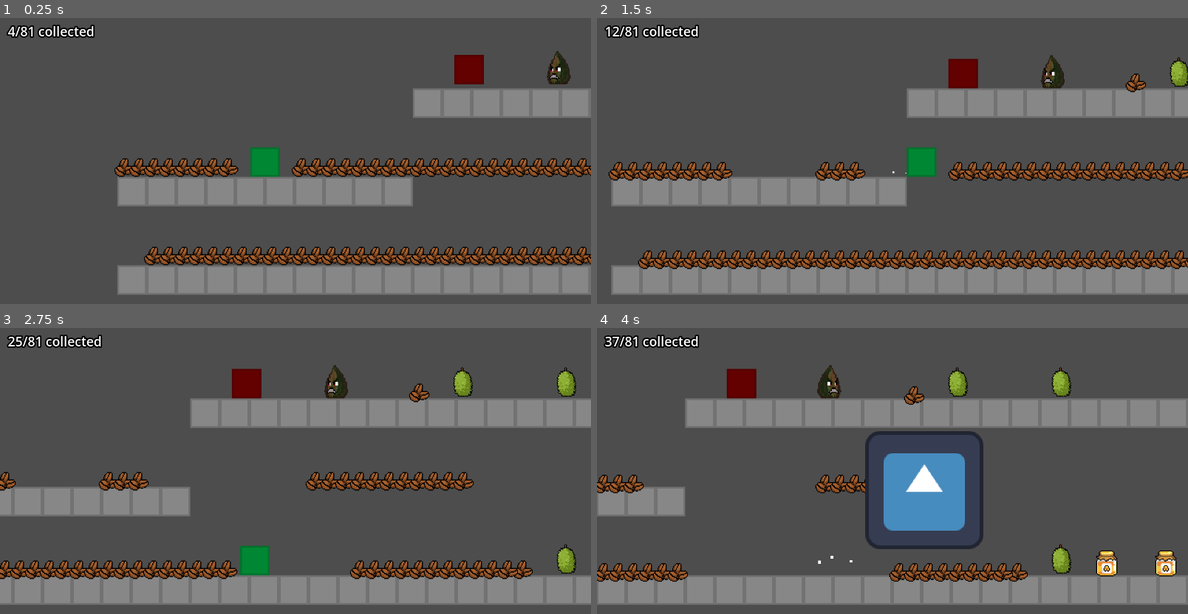
Above: before the commit, frames 1-4 (two rows, left to right).
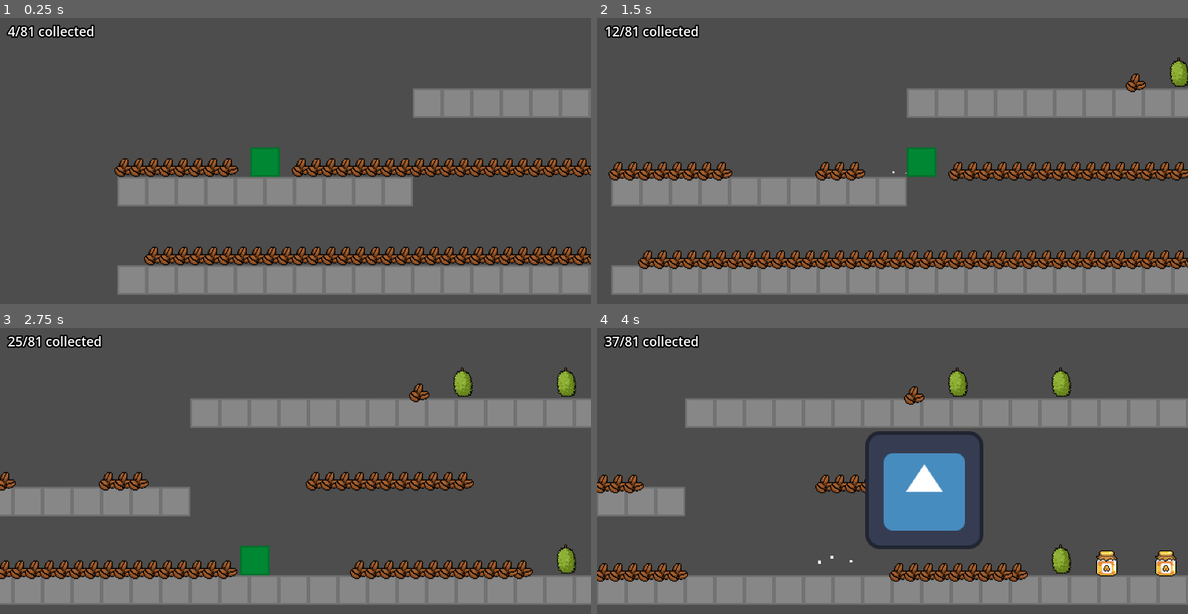
Above: after the commit, the same moments.

Repository: JumbledOne/RPHGameProject
Game: Godot game, scene res://scenes/game_scene/game_scene.tscn
The game is run twice, just before and just after one commit, with the same random seed, the same clock (stepped at 60 frames per second) and the same inputs. The engine's default icon, where the game draws it, is replaced by a stand-in: a white triangle on a blue panel in a dark square.
Inputs:
- Up to frame 1 (0.25 s): no input
- Up to frame 2 (1.5 s): tap Enter at 0.5 s; hold D (right) from 0.53 s (still down); tap E (attack) at 0.6 s; tap Space (jump) at 0.77 s; tap I (ability) at 1.35 s
- Up to frame 3 (2.75 s): tap Space (jump) at 1.52 s; tap E (attack) at 1.55, 2.1 s; release D (right) at 2.03 s; hold A (left) from 2.03 s (still down)
- Up to frame 4 (4 s): release A (left) at 2.78 s; hold D (right) from 2.78 s (still down); tap E (attack) at 2.85, 3.8 s; tap Space (jump) at 3.02, 3.77 s; hold I (ability) from 3.53 s (still down)

The runs differ from the first frame. In frame 1, 0.8% of the frame differs, in the area x 76-97%, y 11-24%; in frame 2, 0.9%; in frame 3, 0.9%, in the area x 39-59%, y 12-25%; in frame 4, 0.9%.

Commit message:
Moved enemy scenes to enemy/scenes and made scenes and behaviors for every enemy

Diff:
--- a/src/scenes/game_scene/game_scene.tscn
+++ b/src/scenes/game_scene/game_scene.tscn
@@ -1,7 +1,5 @@
 [gd_scene format=4 uid="uid://bl40gfmg0jtsb"]
 
-[ext_resource type="PackedScene" uid="uid://cqigrplcns1qc" path="res://scripts/enemy/test.tscn" id="1_dgii4"]
-[ext_resource type="PackedScene" uid="uid://s5b3uyrttyhd" path="res://scripts/enemy/Rotten_Cacao.tscn" id="1_j6s53"]
 [ext_resource type="Texture2D" uid="uid://ciaxb2mesyvra" path="res://assets/sprites/test_square.png" id="1_xb203"]
 [ext_resource type="Script" uid="uid://d22cgg754fheg" path="res://scripts/player/player_camera/player_camera.gd" id="2_ducuf"]
 [ext_resource type="Texture2D" uid="uid://p5p4kheh71sg" path="res://assets/sprites/tilemap.png" id="2_j8flk"]
@@ -125,12 +123,6 @@
 [node name="GameScene" type="Node2D" unique_id=211181931]
 script = SubResource("GDScript_8p81m")
 
-[node name="test" parent="." unique_id=565006692 instance=ExtResource("1_dgii4")]
-position = Vector2(349, -181)
-
-[node name="RottenCacao" parent="." unique_id=298806968 instance=ExtResource("1_j6s53")]
-position = Vector2(445, -181)
-
 [node name="TileMapLayer" type="TileMapLayer" parent="." unique_id=1822924676]
 tile_map_data = PackedByteArray("AAAIAP//AQAAAAAAAAAHAP//AQAAAAAAAAAGAP//AQAAAAAAAAAFAP//AQAAAAAAAAAEAP//AQAAAAAAAAADAP …(976 unchanged characters)…
 tile_set = SubResource("TileSet_201br")
@@ -142,9 +134,6 @@
 position_smoothing_speed = 16.0
 script = ExtResource("2_ducuf")
 
-[node name="BlindOverlay" parent="." unique_id=1339188969 instance=ExtResource("6_hqmgi")]
-script = ExtResource("7_3di6p")
-
 [node name="PlayerSpawner" parent="." unique_id=512273958 instance=ExtResource("3_j8flk")]
 position = Vector2(128, -64)
 
@@ -152,8 +141,12 @@
 tile_map_data = PackedByteArray("AAAAAAMAAAAAAAAAAQAoAAMAAAAAAAAAAQAhAPf/AAAAAAAAAQABAAMAAAAAAAAAAQACAAMAAAAAAAAAAQADAA …(1264 unchanged characters)…
 tile_set = SubResource("TileSet_uepl2")
 
-[node name="GameUi" parent="." unique_id=271816190 instance=ExtResource("7_201br")]
-
 [node name="breakables" type="TileMapLayer" parent="." unique_id=1974505166]
 tile_map_data = PackedByteArray("AAAuAAMAAAAAAAAAAQAyAAMAAAAAAAAAAQA3AAMAAAAAAAAAAQA=")
 tile_set = SubResource("TileSet_s16br")
+
+[node name="GameUi" parent="." unique_id=271816190 instance=ExtResource("7_201br")]
+
+[node name="BlindOverlay" parent="." unique_id=1339188969 instance=ExtResource("6_hqmgi")]
+visible = false
+script = ExtResource("7_3di6p")
--- /dev/null
+++ b/src/scripts/enemy/Behaviors/BlindingColonizer_behavior.gd
@@ -0,0 +1,9 @@
+class_name BlindingColonizerBehavior
+extends Enemy_Behavior
+
+func _ready() -> void:
+	setAttackComponent(attackComponents.BLIND)
+	setMovementComponent(movementComponents.IDLE)
+
+func GameLogic(enemy: Enemy_Entity, delta: float):
+	pass
--- /dev/null
+++ b/src/scripts/enemy/Behaviors/Colonizer_behavior.gd
@@ -0,0 +1,9 @@
+class_name ColonizerBehavior
+extends Enemy_Behavior
+
+func _ready() -> void:
+	setAttackComponent(attackComponents.SHOOT)
+	setMovementComponent(movementComponents.IDLE)
+
+func GameLogic(enemy: Enemy_Entity, delta: float):
+	pass
--- /dev/null
+++ b/src/scripts/enemy/Behaviors/evilDurian_behavior.gd
@@ -0,0 +1,9 @@
+class_name EvilDurianBehavior
+extends Enemy_Behavior
+
+func _ready() -> void:
+	setAttackComponent(attackComponents.IDLE)
+	setMovementComponent(movementComponents.CHASE)
+
+func GameLogic(enemy: Enemy_Entity, delta: float):
+	pass
--- /dev/null
+++ b/src/scripts/enemy/Behaviors/rottenCacao_behavior.gd
@@ -0,0 +1,9 @@
+class_name RottenCacaoBehavior
+extends Enemy_Behavior
+
+func _ready() -> void:
+	setAttackComponent(attackComponents.GUARANTEED_HIT)
+	setMovementComponent(movementComponents.IDLE)
+
+func GameLogic(enemy: Enemy_Entity, delta: float):
+	pass
--- a/src/scripts/enemy/Components/AttackComponents/Shoot.gd
+++ b/src/scripts/enemy/Components/AttackComponents/Shoot.gd
@@ -1,7 +1,7 @@
 class_name ShootAttackComponent
 extends Component
 
-const BulletScene = preload("res://scripts/enemy/Bullet.tscn")
+const BulletScene = preload("res://scripts/enemy/Scenes/Bullet.tscn")
 
 var set_timer: float = 3.0
 var timer: float = set_timer
--- /dev/null
+++ b/src/scripts/enemy/Scenes/American_Colonizer.tscn
@@ -0,0 +1,46 @@
+[gd_scene format=3 uid="uid://bkfvqff5n5dgv"]
+
+[ext_resource type="Script" uid="uid://bu2ib87bigt48" path="res://scripts/enemy/Enemy_Entity.gd" id="1_kdwud"]
+[ext_resource type="PackedScene" uid="uid://dwiill2noqt84" path="res://scripts/hurtbox/hurtbox.tscn" id="2_lvaw8"]
+[ext_resource type="Texture2D" uid="uid://ciaxb2mesyvra" path="res://assets/sprites/test_square.png" id="3_haebi"]
+[ext_resource type="Script" uid="uid://bp6e1cqjlm0xe" path="res://scripts/enemy/Behaviors/Colonizer_behavior.gd" id="4_kdwud"]
+
+[sub_resource type="RectangleShape2D" id="RectangleShape2D_g4v7s"]
+size = Vector2(32, 32)
+
+[sub_resource type="SpriteFrames" id="SpriteFrames_drsj5"]
+animations = [{
+"frames": [],
+"loop": 1,
+"name": &"default",
+"speed": 5.0
+}, {
+"frames": [{
+"duration": 1.0,
+"texture": ExtResource("3_haebi")
+}],
+"loop": 1,
+"name": &"new_animation",
+"speed": 5.0
+}]
+
+[node name="AmericanColonizer" type="CharacterBody2D" unique_id=565006692]
+script = ExtResource("1_kdwud")
+
+[node name="CollisionShape2D" type="CollisionShape2D" parent="." unique_id=136484504]
+shape = SubResource("RectangleShape2D_g4v7s")
+
+[node name="hurtbox" parent="CollisionShape2D" unique_id=1789929793 node_paths=PackedStringArray("owner_node") instance=ExtResource("2_lvaw8")]
+owner_node = NodePath("../..")
+
+[node name="AnimatedSprite2D" type="AnimatedSprite2D" parent="." unique_id=342796054]
+modulate = Color(0.73333335, 0, 0, 1)
+sprite_frames = SubResource("SpriteFrames_drsj5")
+animation = &"new_animation"
+
+[node name="BehaviorManager" type="Node2D" parent="." unique_id=1897034658]
+script = ExtResource("4_kdwud")
+
+[node name="MovementComponent" type="Node2D" parent="BehaviorManager" unique_id=1858462073]
+
+[node name="AttackComponent" type="Node2D" parent="BehaviorManager" unique_id=1463857466]
--- a/src/scripts/enemy/Evil_Durian.tscn
+++ b/src/scripts/enemy/Scenes/Evil_Durian.tscn
@@ -3,7 +3,7 @@
 [ext_resource type="PackedScene" uid="uid://dwiill2noqt84" path="res://scripts/hurtbox/hurtbox.tscn" id="1_60bss"]
 [ext_resource type="Script" uid="uid://bu2ib87bigt48" path="res://scripts/enemy/Enemy_Entity.gd" id="1_d3qgh"]
 [ext_resource type="Texture2D" uid="uid://ciaxb2mesyvra" path="res://assets/sprites/test_square.png" id="2_i46wp"]
-[ext_resource type="Script" uid="uid://fham6hc8htd6" path="res://scripts/enemy/Behaviors/testBehavior.gd" id="4_6c637"]
+[ext_resource type="Script" uid="uid://nyai6lfgjd0" path="res://scripts/enemy/Behaviors/evilDurian_behavior.gd" id="4_6c637"]
 
 [sub_resource type="RectangleShape2D" id="RectangleShape2D_g4v7s"]
 size = Vector2(32, 32)
@@ -24,7 +24,7 @@
 "speed": 5.0
 }]
 
-[node name="test" type="CharacterBody2D" unique_id=565006692]
+[node name="EvilDurian" type="CharacterBody2D" unique_id=565006692]
 script = ExtResource("1_d3qgh")
 
 [node name="CollisionShape2D" type="CollisionShape2D" parent="." unique_id=136484504]
--- a/src/scripts/enemy/test.tscn
+++ b/src/scripts/enemy/Scenes/Japanese_Colonizer.tscn
@@ -1,9 +1,9 @@
-[gd_scene format=3 uid="uid://cqigrplcns1qc"]
+[gd_scene format=3 uid="uid://cuy5uj2ycxabd"]
 
-[ext_resource type="Script" uid="uid://bu2ib87bigt48" path="res://scripts/enemy/Enemy_Entity.gd" id="1_slfav"]
-[ext_resource type="PackedScene" uid="uid://dwiill2noqt84" path="res://scripts/hurtbox/hurtbox.tscn" id="2_slfav"]
-[ext_resource type="Texture2D" uid="uid://ciaxb2mesyvra" path="res://assets/sprites/test_square.png" id="3_we1su"]
-[ext_resource type="Script" uid="uid://fham6hc8htd6" path="res://scripts/enemy/Behaviors/testBehavior.gd" id="4_slfav"]
+[ext_resource type="Script" uid="uid://bu2ib87bigt48" path="res://scripts/enemy/Enemy_Entity.gd" id="1_m6lpy"]
+[ext_resource type="PackedScene" uid="uid://dwiill2noqt84" path="res://scripts/hurtbox/hurtbox.tscn" id="2_xwwrg"]
+[ext_resource type="Texture2D" uid="uid://ciaxb2mesyvra" path="res://assets/sprites/test_square.png" id="3_nj4xi"]
+[ext_resource type="Script" uid="uid://bp6e1cqjlm0xe" path="res://scripts/enemy/Behaviors/Colonizer_behavior.gd" id="4_m6lpy"]
 
 [sub_resource type="RectangleShape2D" id="RectangleShape2D_g4v7s"]
 size = Vector2(32, 32)
@@ -17,20 +17,20 @@
 }, {
 "frames": [{
 "duration": 1.0,
-"texture": ExtResource("3_we1su")
+"texture": ExtResource("3_nj4xi")
 }],
 "loop": 1,
 "name": &"new_animation",
 "speed": 5.0
 }]
 
-[node name="test" type="CharacterBody2D" unique_id=565006692]
-script = ExtResource("1_slfav")
+[node name="JapaneseColonizer" type="CharacterBody2D" unique_id=565006692]
+script = ExtResource("1_m6lpy")
 
 [node name="CollisionShape2D" type="CollisionShape2D" parent="." unique_id=136484504]
 shape = SubResource("RectangleShape2D_g4v7s")
 
-[node name="hurtbox" parent="CollisionShape2D" unique_id=1789929793 node_paths=PackedStringArray("owner_node") instance=ExtResource("2_slfav")]
+[node name="hurtbox" parent="CollisionShape2D" unique_id=1789929793 node_paths=PackedStringArray("owner_node") instance=ExtResource("2_xwwrg")]
 owner_node = NodePath("../..")
 
 [node name="AnimatedSprite2D" type="AnimatedSprite2D" parent="." unique_id=342796054]
@@ -39,7 +39,7 @@
 animation = &"new_animation"
 
 [node name="BehaviorManager" type="Node2D" parent="." unique_id=1897034658]
-script = ExtResource("4_slfav")
+script = ExtResource("4_m6lpy")
 
 [node name="MovementComponent" type="Node2D" parent="BehaviorManager" unique_id=1858462073]
 
--- a/src/scripts/enemy/Rotten_Cacao.tscn
+++ b/src/scripts/enemy/Scenes/Rotten_Cacao.tscn
@@ -3,7 +3,7 @@
 [ext_resource type="Script" uid="uid://bu2ib87bigt48" path="res://scripts/enemy/Enemy_Entity.gd" id="1_7iipi"]
 [ext_resource type="PackedScene" uid="uid://dwiill2noqt84" path="res://scripts/hurtbox/hurtbox.tscn" id="2_qpnys"]
 [ext_resource type="Texture2D" uid="uid://bm477ytfbeld8" path="res://assets/sprites/cacaorotten.png" id="3_7iipi"]
-[ext_resource type="Script" uid="uid://c86hwckh48jnw" path="res://scripts/enemy/Behaviors/Idle.gd" id="4_7iipi"]
+[ext_resource type="Script" uid="uid://lgg28g75726t" path="res://scripts/enemy/Behaviors/rottenCacao_behavior.gd" id="4_7iipi"]
 
 [sub_resource type="RectangleShape2D" id="RectangleShape2D_g4v7s"]
 size = Vector2(32, 32)
--- /dev/null
+++ b/src/scripts/enemy/Scenes/Spanish_Colonizer.tscn
@@ -0,0 +1,46 @@
+[gd_scene format=3 uid="uid://chvq3ik2tmxir"]
+
+[ext_resource type="Script" uid="uid://bu2ib87bigt48" path="res://scripts/enemy/Enemy_Entity.gd" id="1_mb1ok"]
+[ext_resource type="PackedScene" uid="uid://dwiill2noqt84" path="res://scripts/hurtbox/hurtbox.tscn" id="2_uudh3"]
+[ext_resource type="Texture2D" uid="uid://ciaxb2mesyvra" path="res://assets/sprites/test_square.png" id="3_0nwlu"]
+[ext_resource type="Script" uid="uid://dom0yrogpratx" path="res://scripts/enemy/Behaviors/BlindingColonizer_behavior.gd" id="4_mb1ok"]
+
+[sub_resource type="RectangleShape2D" id="RectangleShape2D_g4v7s"]
+size = Vector2(32, 32)
+
+[sub_resource type="SpriteFrames" id="SpriteFrames_drsj5"]
+animations = [{
+"frames": [],
+"loop": 1,
+"name": &"default",
+"speed": 5.0
+}, {
+"frames": [{
+"duration": 1.0,
+"texture": ExtResource("3_0nwlu")
+}],
+"loop": 1,
+"name": &"new_animation",
+"speed": 5.0
+}]
+
+[node name="SpanishColonizer" type="CharacterBody2D" unique_id=565006692]
+script = ExtResource("1_mb1ok")
+
+[node name="CollisionShape2D" type="CollisionShape2D" parent="." unique_id=136484504]
+shape = SubResource("RectangleShape2D_g4v7s")
+
+[node name="hurtbox" parent="CollisionShape2D" unique_id=1789929793 node_paths=PackedStringArray("owner_node") instance=ExtResource("2_uudh3")]
+owner_node = NodePath("../..")
+
+[node name="AnimatedSprite2D" type="AnimatedSprite2D" parent="." unique_id=342796054]
+modulate = Color(0.73333335, 0, 0, 1)
+sprite_frames = SubResource("SpriteFrames_drsj5")
+animation = &"new_animation"
+
+[node name="BehaviorManager" type="Node2D" parent="." unique_id=1897034658]
+script = ExtResource("4_mb1ok")
+
+[node name="MovementComponent" type="Node2D" parent="BehaviorManager" unique_id=1858462073]
+
+[node name="AttackComponent" type="Node2D" parent="BehaviorManager" unique_id=1463857466]
--- /dev/null
+++ b/src/scripts/enemy/Scenes/test.tscn
@@ -0,0 +1,46 @@
+[gd_scene format=3 uid="uid://cqigrplcns1qc"]
+
+[ext_resource type="Script" uid="uid://bu2ib87bigt48" path="res://scripts/enemy/Enemy_Entity.gd" id="1_slfav"]
+[ext_resource type="PackedScene" uid="uid://dwiill2noqt84" path="res://scripts/hurtbox/hurtbox.tscn" id="2_slfav"]
+[ext_resource type="Texture2D" uid="uid://ciaxb2mesyvra" path="res://assets/sprites/test_square.png" id="3_we1su"]
+[ext_resource type="Script" uid="uid://fham6hc8htd6" path="res://scripts/enemy/Behaviors/_testBehavior.gd" id="4_slfav"]
+
+[sub_resource type="RectangleShape2D" id="RectangleShape2D_g4v7s"]
+size = Vector2(32, 32)
+
+[sub_resource type="SpriteFrames" id="SpriteFrames_drsj5"]
+animations = [{
+"frames": [],
+"loop": 1,
+"name": &"default",
+"speed": 5.0
+}, {
+"frames": [{
+"duration": 1.0,
+"texture": ExtResource("3_we1su")
+}],
+"loop": 1,
+"name": &"new_animation",
+"speed": 5.0
+}]
+
+[node name="test" type="CharacterBody2D" unique_id=565006692]
+script = ExtResource("1_slfav")
+
+[node name="CollisionShape2D" type="CollisionShape2D" parent="." unique_id=136484504]
+shape = SubResource("RectangleShape2D_g4v7s")
+
+[node name="hurtbox" parent="CollisionShape2D" unique_id=1789929793 node_paths=PackedStringArray("owner_node") instance=ExtResource("2_slfav")]
+owner_node = NodePath("../..")
+
+[node name="AnimatedSprite2D" type="AnimatedSprite2D" parent="." unique_id=342796054]
+modulate = Color(0.73333335, 0, 0, 1)
+sprite_frames = SubResource("SpriteFrames_drsj5")
+animation = &"new_animation"
+
+[node name="BehaviorManager" type="Node2D" parent="." unique_id=1897034658]
+script = ExtResource("4_slfav")
+
+[node name="MovementComponent" type="Node2D" parent="BehaviorManager" unique_id=1858462073]
+
+[node name="AttackComponent" type="Node2D" parent="BehaviorManager" unique_id=1463857466]
Not shown, added: src/scripts/enemy/Behaviors/BlindingColonizer_behavior.gd.uid
Not shown, added: src/scripts/enemy/Behaviors/Colonizer_behavior.gd.uid
Renamed: src/scripts/enemy/Behaviors/Idle.gd -> src/scripts/enemy/Behaviors/_Idle.gd
Renamed: src/scripts/enemy/Behaviors/Idle.gd.uid -> src/scripts/enemy/Behaviors/_Idle.gd.uid
Renamed: src/scripts/enemy/Behaviors/testBehavior.gd -> src/scripts/enemy/Behaviors/_testBehavior.gd
Renamed: src/scripts/enemy/Behaviors/testBehavior.gd.uid -> src/scripts/enemy/Behaviors/_testBehavior.gd.uid
Not shown, added: src/scripts/enemy/Behaviors/evilDurian_behavior.gd.uid
Not shown, added: src/scripts/enemy/Behaviors/rottenCacao_behavior.gd.uid
Renamed: src/scripts/enemy/Bullet.tscn -> src/scripts/enemy/Scenes/Bullet.tscn
